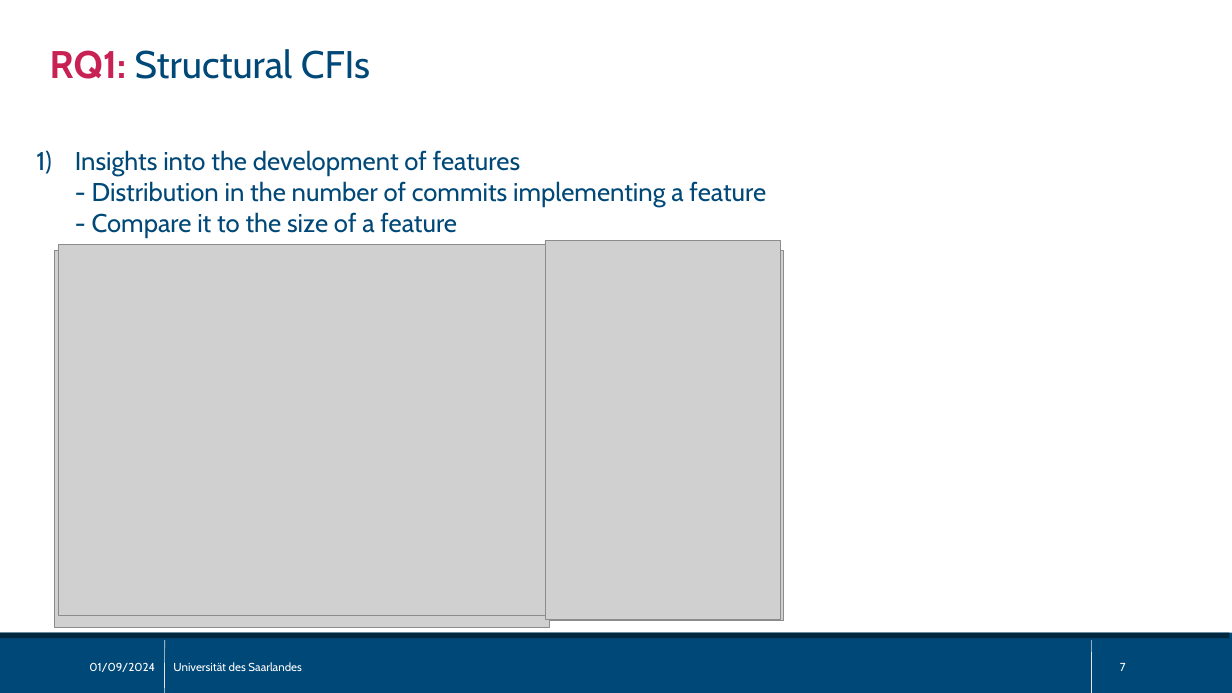
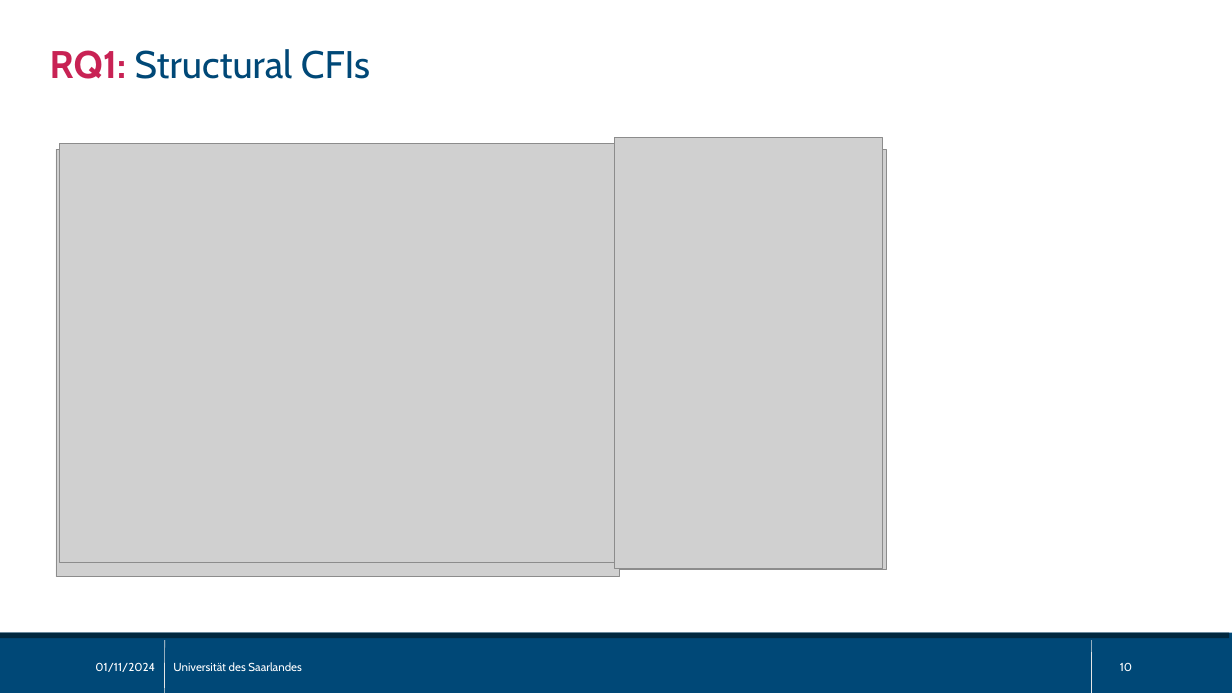
Before and after one commit to sisteu56/bachelor, a slide deck: slide 10 of pres/bachelor_thesis_pres.odp (slide 7 before the commit). Drawn at 1232x693 pixels with LibreOffice and Linux fonts; fonts in the diff are those of the drawing; grey boxes stand for pictures. Boxes give left, top, right and bottom in pixels: in the first picture for what was removed or moved away, otherwise in the second. Text is boxed around its words. In the diff, an @@ line names an element or a change of style, - is before the commit and + after.

```diff
--- a/pres/bachelor_thesis_pres.odp
+++ b/pres/bachelor_thesis_pres.odp
@@ picture: place and size @@
-picture at bbox=[58, 245, 549, 616]
+picture at bbox=[56, 149, 620, 577]
@@ picture: place and size @@
-picture at bbox=[55, 250, 549, 628]
+picture at bbox=[60, 143, 620, 563]
@@ picture: place and size @@
-picture at bbox=[549, 251, 784, 621]
+picture at bbox=[615, 138, 883, 568]
@@ text removed at bbox=[75, 150, 766, 238] @@
-1) Insights into the development of features
-- Distribution in the number of commits implementing a feature
-- Compare it to the size of a feature
@@ picture: place and size @@
-picture at bbox=[546, 240, 781, 620]
+picture at bbox=[619, 150, 886, 569]
@@ text at bbox=[95, 662, 155, 672]: text changed @@
-01/09/2024
+01/11/2024
@@ page number at bbox=[1120, 663, 1132, 671]: text changed @@
-7
+10
```
Also in this commit, not shown: 20 other slides changed, 4 slides added, 2 other files.
